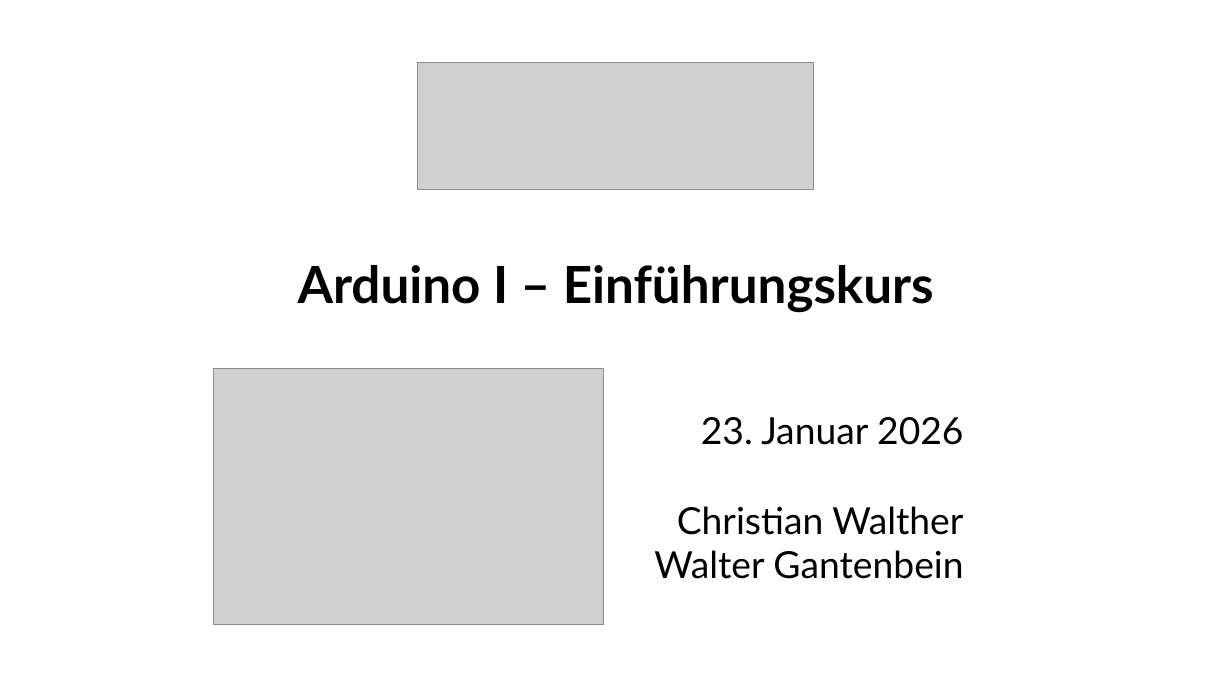
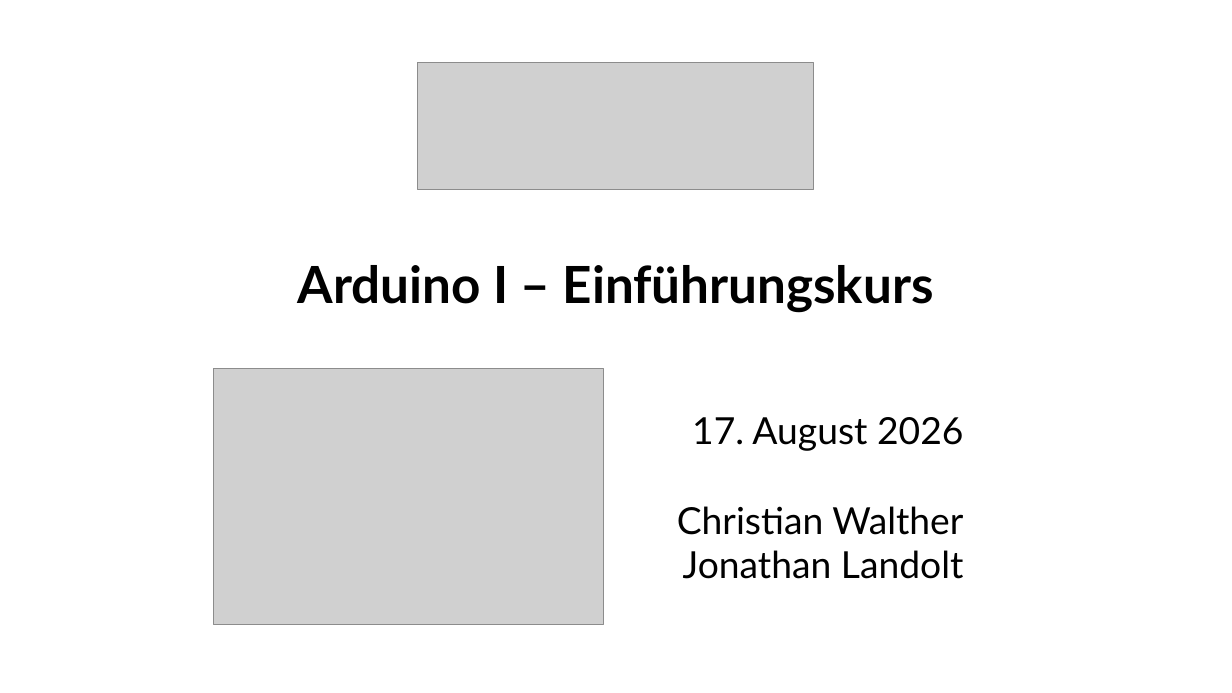
Before and after one commit to fablabwinti/workshop-arduino-1, a slide deck: slide 1 of ArduinoI.odp. Drawn at 1232x693 pixels with LibreOffice and Linux fonts; fonts in the diff are those of the drawing; grey boxes stand for pictures. Boxes give left, top, right and bottom in pixels: in the first picture for what was removed or moved away, otherwise in the second. Text is boxed around its words. In the diff, an @@ line names an element or a change of style, - is before the commit and + after.

Commit message:
Adjust title slide for 2026-08-17.

```diff
--- a/ArduinoI.odp
+++ b/ArduinoI.odp
@@ text at (692,417,963,451): text changed @@
-23. Januar 2026
+17. August 2026
@@ text at (683,550,964,579): text changed @@
-Walter Gantenbein
+Jonathan Landolt
```
Also in this commit, not shown: 1 other file.
